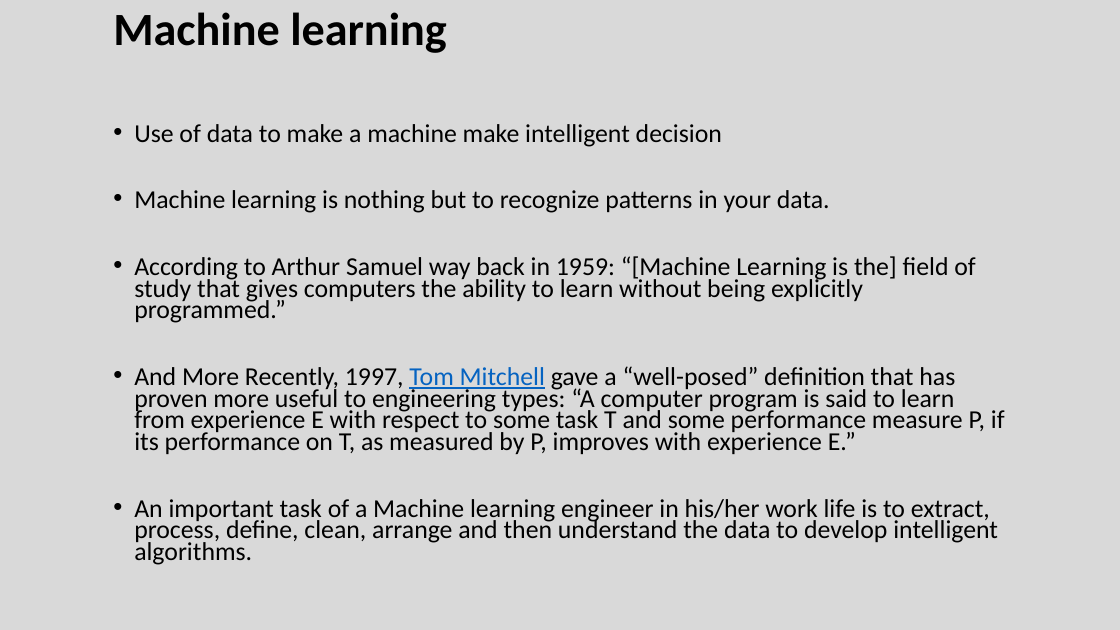
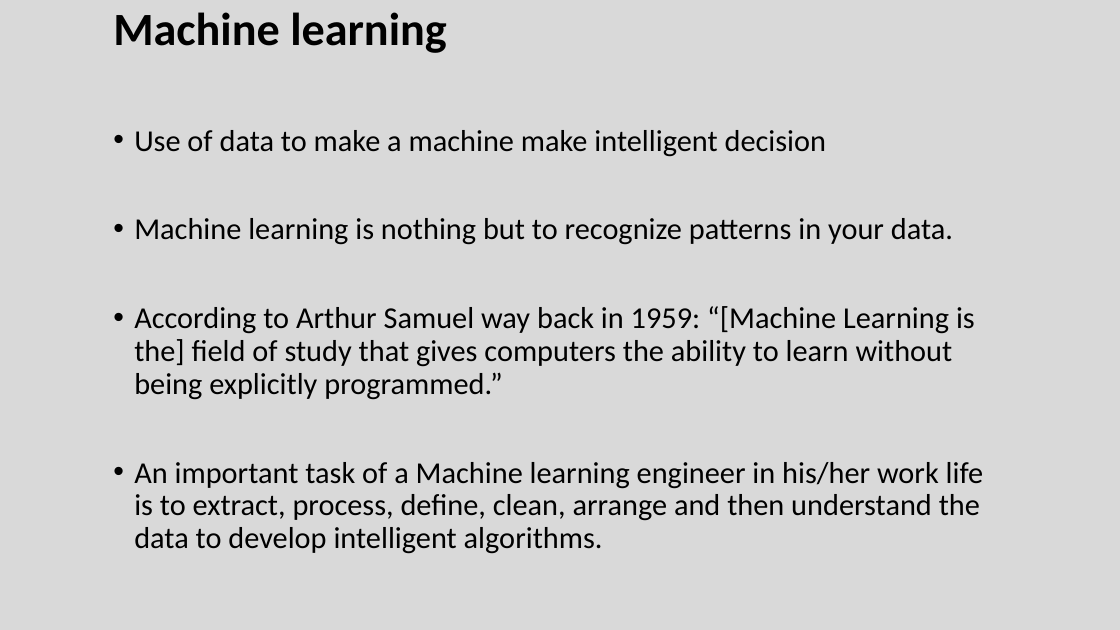
Before and after one commit to Vkrntkmrsngh/Machine-Learning-Training, a slide deck: slide 13 of Introduction TO DATA SCIENCE_Training.pptx. Drawn at 1120x630 pixels with LibreOffice and Linux fonts; fonts in the diff are those of the drawing. Boxes give left, top, right and bottom in pixels: in the first picture for what was removed or moved away, otherwise in the second. Text is boxed around its words. In the diff, an @@ line names an element or a change of style, - is before the commit and + after.

```diff
--- a/Introduction TO DATA SCIENCE_Training.pptx
+++ b/Introduction TO DATA SCIENCE_Training.pptx
@@ text "Use of data to make ..." at (134, 130, 983, 554): size 22.1 to 26 pt; line spacing 0.7 to 0.9 @@
@@ text at (134, 366, 1005, 454): paragraph removed @@
-• And More Recently, 1997, Tom Mitchell gave a “well-posed” definition that has proven more useful to engineering types: “A computer program is said to learn from experience E with respect to some task T and some performance measure P, if its performance on T, as measured by P, improves with experience E.”
```
Also in this commit, not shown: 10 other slides changed, 2 slides added, 3 slides removed, 1 other file.
